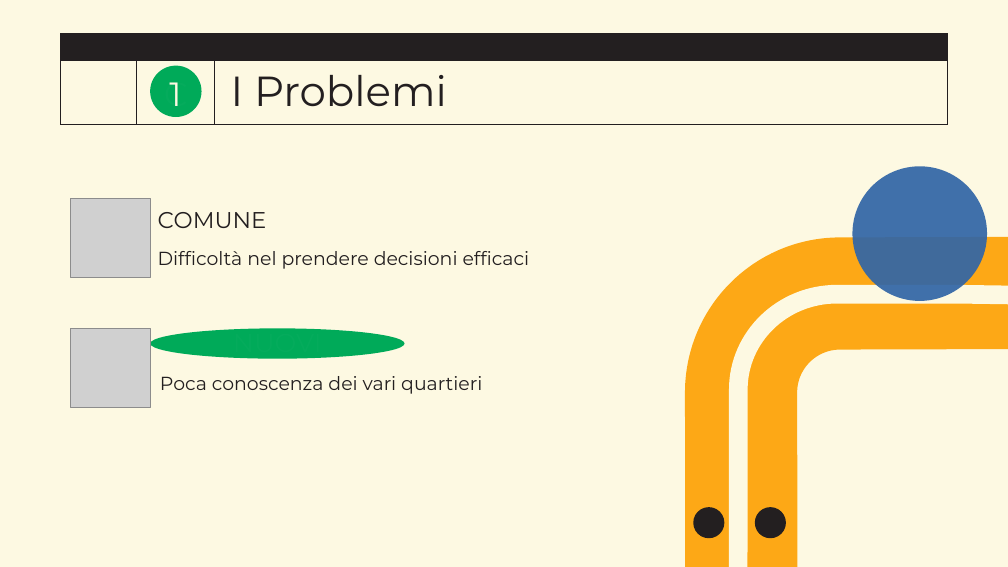
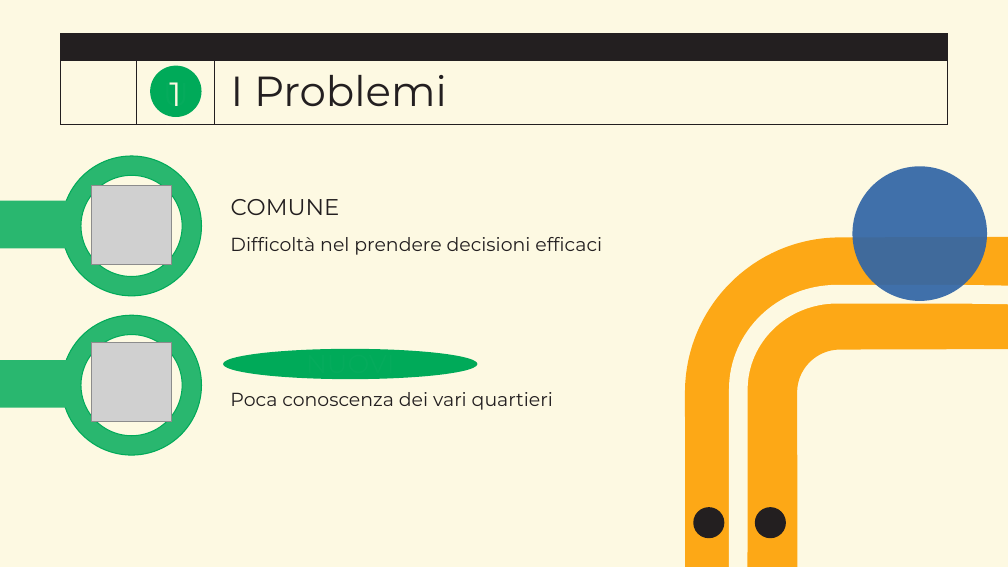
Before and after one commit to lucafano04/progettoIngenieriaSoftware, a slide deck: slide 2 of pitch.pptx. Drawn at 1008x567 pixels with LibreOffice and Linux fonts; fonts in the diff are those of the drawing; grey boxes stand for pictures; background and template pictures are left out. Boxes give left, top, right and bottom in pixels: in the first picture for what was removed or moved away, otherwise in the second. Text is boxed around its words. In the diff, an @@ line names an element or a change of style, - is before the commit and + after.

```diff
--- a/pitch.pptx
+++ b/pitch.pptx
@@ ellipse added at box(62, 156, 202, 296), fill #29B76F, outline #00AA59 1 pt @@
@@ ellipse added at box(81, 175, 182, 277), fill #FDF9E2, outline #00AA59 1 pt @@
@@ rectangle added at box(0, 200, 70, 248), fill #29B76F @@
@@ picture removed at box(70, 198, 150, 278) @@
@@ picture added at box(91, 185, 171, 265) @@
@@ text "COMUNE" rewrapped from box(150, 208, 417, 238) to box(231, 199, 340, 215) @@
@@ text at box(158, 212, 267, 228): text changed @@
-COMUNE
+UNE
@@ text "Difficoltà nel prendere decisioni efficaci": place and size @@
-text "Difficoltà nel prendere decisioni efficaci" at box(158, 251, 530, 269)
+text "Difficoltà nel prendere decisioni efficaci" at box(230, 237, 602, 255)
@@ ellipse added at box(62, 315, 202, 455), fill #29B76F, outline #00AA59 1 pt @@
@@ picture removed at box(70, 328, 150, 408) @@
@@ ellipse added at box(81, 335, 182, 436), fill #FDF9E2, outline #00AA59 1 pt @@
@@ picture added at box(92, 343, 172, 422) @@
@@ text "NUOVI CITTADINI": place and size @@
-text "NUOVI CITTADINI" at box(150, 328, 405, 358)
+text "NUOVI CITTADINI" at box(223, 349, 478, 379)
@@ rectangle added at box(0, 360, 71, 408), fill #29B76F @@
@@ text "Poca conoscenza dei vari quartieri": place and size @@
-text "Poca conoscenza dei vari quartieri" at box(160, 376, 482, 394)
+text "Poca conoscenza dei vari quartieri" at box(230, 392, 553, 410)
```
Also in this commit, not shown: 3 other slides changed.
